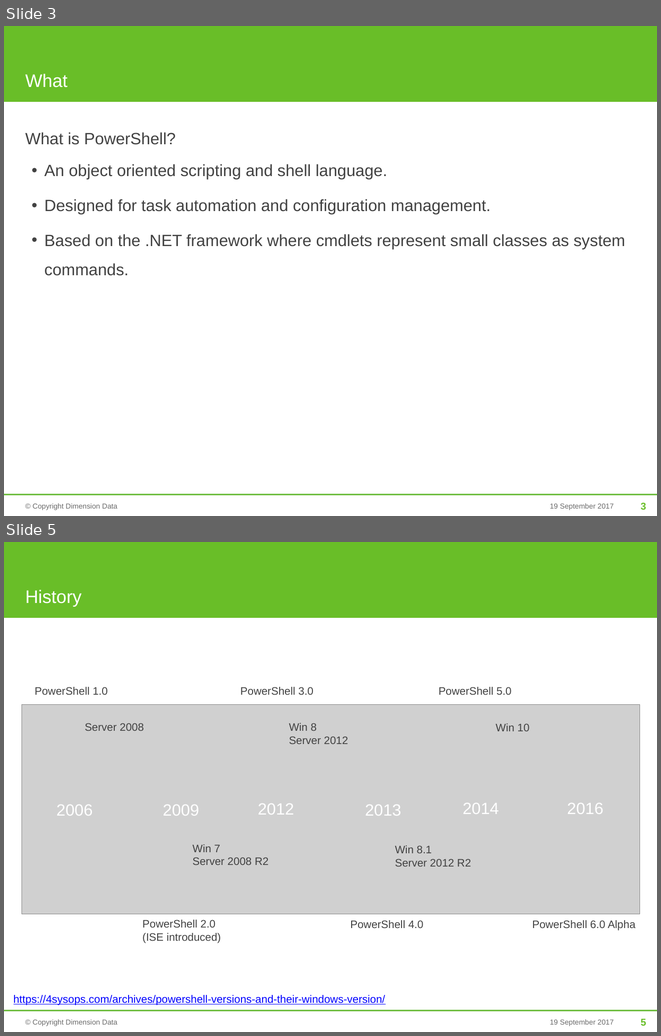
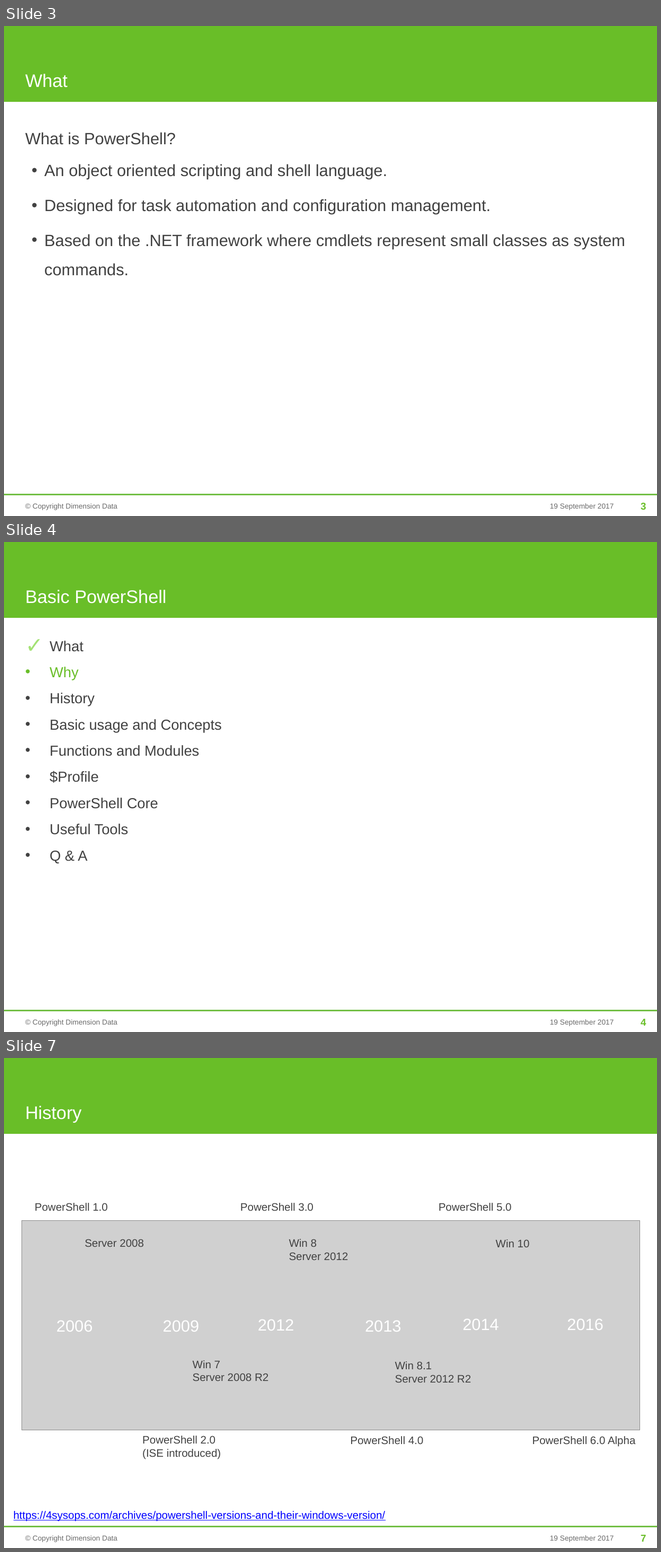
Before and after one commit to mjrio/mjr-tooling-poweshell, a slide deck: BasicPowerShell.pptx. Shown one above the other, each under a label of ours: slides 3 and 5 before the commit, slides 3, 4 and 7 after it; the slides between them are not shown. The pictures are 661x1036 and 661x1552 pixels, drawn with LibreOffice and Linux fonts; fonts in the diff are those of the drawing; grey boxes stand for pictures; background and template pictures are left out. Boxes give left, top, right and bottom in pixels: in the first picture for what was removed or moved away, otherwise in the second. Text is boxed around its words. In the diff, an @@ line names an element or a change of style, - is before the commit and + after.

```diff
--- a/BasicPowerShell.pptx
+++ b/BasicPowerShell.pptx
@@ slide 4 added at <box>4,542,657,1032</box>, background #FFFFFF; not listed: 5 template elements that a slide beside it also shows @@
@@ title added at <box>25,590,166,603</box>, 20 pt, text #FFFFFF @@
+Basic PowerShell
@@ text added at <box>50,641,222,863</box>, 16 pt, text #414141 @@
+✓ What
+• Why
+• History
+• Basic usage and Concepts
+• Functions and Modules
+• $Profile
+• PowerShell Core
+• Useful Tools
+• Q & A
@@ what was slide 5 is now slide 7 @@
@@ page number at <box>641,1534,646,1541</box>: text changed @@
-5
+7
```
Also in this commit, not shown: 10 slides changed, 1 other slide added, 1 other file.
